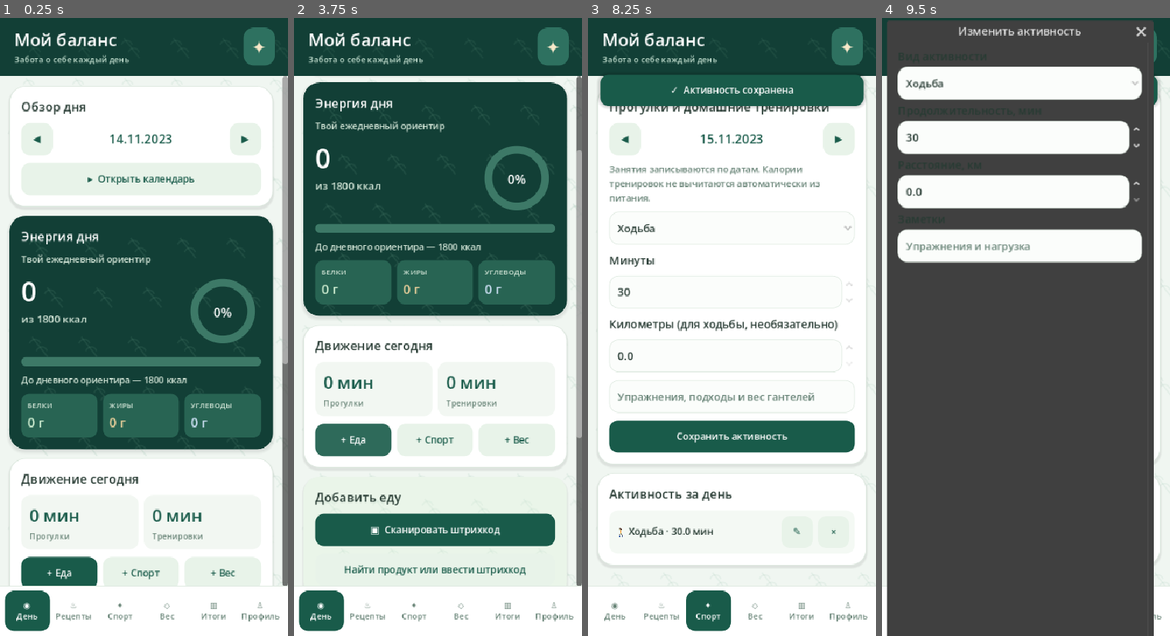
Above: before the commit, frames 1-4 (left to right).
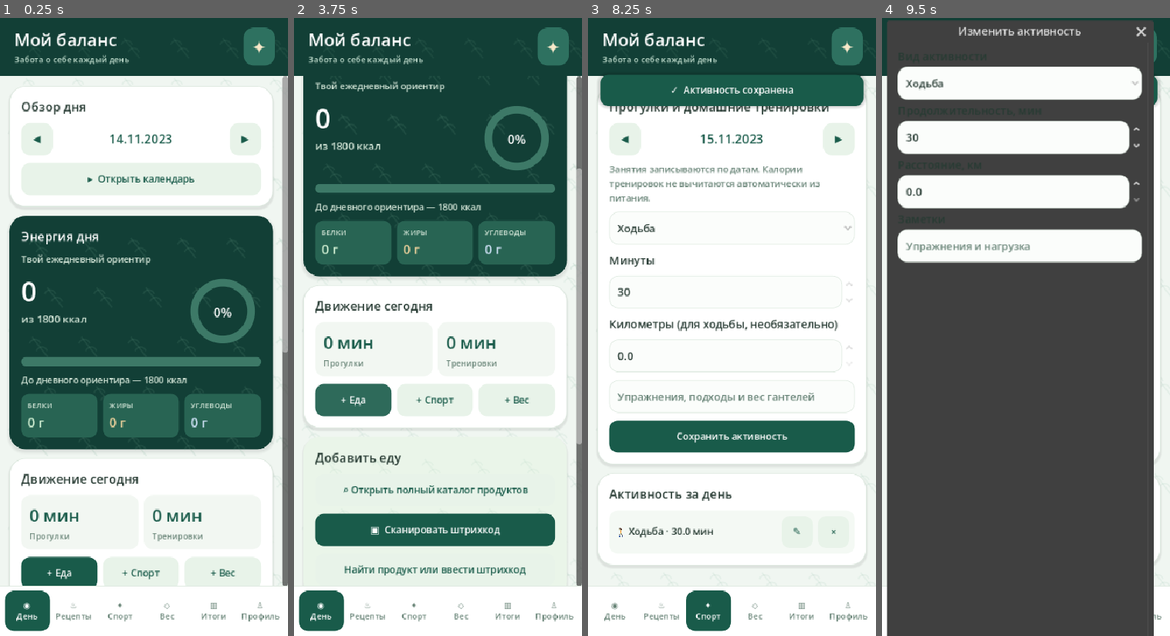
Above: after the commit, the same moments.

Repository: Domenklay/My_balance
Game: Godot game, scene res://main.tscn
Same seed, same stepped clock (60 frames per second), same inputs: the game is played once before the commit and once after it.
Inputs (mouse positions are in pixels of both pictures, inside the frame that each line leads up to):
- Up to frame 1 (0.25 s): no input
- Up to frame 2 (3.75 s): click "◀" at 0.5 s; click "▶" at 1.25 s; click "▸ Открыть календарь" at 2 s; click "▾ Скрыть календарь" at 2.75 s; click "+ Еда" at 3.5 s
- Up to frame 3 (8.25 s): click (729, 42) at 4.25 s, where only the run before the commit has a clickable "▸ Открыть календарь"; click "+ Еда" at 5 s; click "+ Спорт" at 5.75 s; click "▶" at 6.5 s; click "Ходьба" at 7.25 s; click "Сохранить активность" at 8 s
- Up to frame 4 (9.5 s): click "✎" at 8.75 s

The runs differ from the first frame. In frame 1, less than 0.1% of the frame differs, in the area x 98-100%, y 54-56%; in frame 2, 22%, in the area x 3-100%, y 9-79%; in frame 3, less than 0.1%; in frame 4, nothing differs.

Commit message:
Add full catalog page with category filtering, per-item nutrition cards and batch-friendly quick add

Diff:
--- a/godot/src/main.gd
+++ b/godot/src/main.gd
@@ -763,6 +763,7 @@
         child.queue_free()
     match tab:
         "day": _show_day()
+        "search": _show_food_search()
         "recipes": _show_recipes()
         "profile": _show_profile()
         "activity": _show_activity()
@@ -1196,6 +1197,15 @@
         var no_results = _card("Ничего не найдено")
         _label(no_results, "Попробуй другое название или очисти поиск.", 13, MUTED)
 
+func _show_food_search() -> void:
+    var intro = _card("Каталог продуктов", "hero")
+    _label(intro, "Поиск, сравнение КБЖУ и добавление нескольких продуктов подряд.", 14, HERO_MUTED)
+    _label(intro, "Выбранная дата: " + date, 13, HERO_MUTED)
+    _button(intro, "← Вернуться в дневник", func(): _navigate_to_tab("day"), true)
+    var catalog = _card("Найти и добавить продукты")
+    _food_form(catalog)
+
+
 func _show_day() -> void:
     var overview = _card("Обзор дня")
     _date_nav(overview)
@@ -1273,6 +1283,7 @@
                 func(): _quick_food_sheet(recent_item), true)
 
     var add = _card("Добавить еду", "tint")
+    _button(add, "⌕ Открыть полный каталог продуктов", func(): _navigate_to_tab("search"), true)
     food_entry_card = add
     if food_form_expanded:
         _button(add, "▴ Свернуть поиск продуктов", func():
@@ -1776,6 +1787,8 @@
     favorite_only.add_theme_font_size_override("font_size", 13)
     parent.add_child(favorite_only)
     var picker = _choice(parent, [])
+    _label(parent, "Категория", 13, MUTED)
+    var category = _choice(parent, ["Все", "Базовые", "Брендовые", "Мои продукты", "Избранное"])
     _label(parent, "Вес порции, г", 14, MUTED)
     var values = _row(parent)
     var grams = _number(values, 100, 1, 5000)
@@ -1786,6 +1799,11 @@
         _button(grams_presets, str(value) + " г", func(): grams.value = value, true)
     var meal = _choice(parent, ["Завтрак", "Обед", "Перекус", "Ужин"])
     var preview = _label(parent, "", 14, MUTED)
+    var added_count = _label(parent, "Добавлено за сеанс: 0", 12, TEXT_ACCENT)
+    var results_box = VBoxContainer.new()
+    results_box.name = "FoodSearchResults"
+    results_box.add_theme_constant_override("separation", 7)
+    parent.add_child(results_box)
     var controls = _row(parent)
     var star = _button(controls, "☆ В избранное", Callable(), true)
     star.pressed.connect(func():
@@ -1793,7 +1811,7 @@
             return
         var food: Dictionary = filtered[picker.selected]
         if store.toggle_favorite(str(food.get("id", ""))):
-            _refresh_food_picker(picker, search, favorite_only, filtered, grams, preview, star)
+            _refresh_food_picker(picker, search, favorite_only, filtered, grams, preview, star, category, results_box, meal, added_count)
         else:
             _message("Не удалось сохранить избранное.")
     )
@@ -1803,16 +1821,20 @@
             return
         var f: Dictionary = filtered[picker.selected]
         if store.add_food_entry(f, grams.value, meal.get_item_text(meal.selected), date):
-            _render()
+            added_count.set_meta("count", int(added_count.get_meta("count", 0)) + 1)
+            added_count.text = "Добавлено за сеанс: " + str(added_count.get_meta("count"))
             _notify_saved("Продукт добавлен в дневник")
         else:
             _message("Ошибка сохранения. Запись не добавлена; проверь свободное место.")
     )
     search.text_changed.connect(func(_value: String):
-        _refresh_food_picker(picker, search, favorite_only, filtered, grams, preview, star)
+        _refresh_food_picker(picker, search, favorite_only, filtered, grams, preview, star, category, results_box, meal, added_count)
     )
     favorite_only.toggled.connect(func(_value: bool):
-        _refresh_food_picker(picker, search, favorite_only, filtered, grams, preview, star)
+        _refresh_food_picker(picker, search, favorite_only, filtered, grams, preview, star, category, results_box, meal, added_count)
+    )
+    category.item_selected.connect(func(_value: int):
+        _refresh_food_picker(picker, search, favorite_only, filtered, grams, preview, star, category, results_box, meal, added_count)
     )
     picker.item_selected.connect(func(_value: int):
         _update_food_preview(picker, filtered, grams, preview, star)
@@ -1820,10 +1842,12 @@
     grams.value_changed.connect(func(_value: float):
         _update_food_preview(picker, filtered, grams, preview, star)
     )
-    _refresh_food_picker(picker, search, favorite_only, filtered, grams, preview, star)
+    _refresh_food_picker(picker, search, favorite_only, filtered, grams, preview, star, category, results_box, meal, added_count)
 
 func _refresh_food_picker(picker: OptionButton, search: LineEdit, favorite_only: CheckButton,
-        filtered: Array, grams: SpinBox, preview: Label, star: Button) -> void:
+        filtered: Array, grams: SpinBox, preview: Label, star: Button,
+        category: OptionButton = null, results_box: VBoxContainer = null,
+        meal: OptionButton = null, added_count: Label = null) -> void:
     var previous_id = ""
     if picker.selected >= 0 and picker.selected < filtered.size():
         previous_id = str(filtered[picker.selected].get("id", ""))
@@ -1841,8 +1865,23 @@
         var searchable = str(item.get("name", "")) + " " + str(item.get("brand", ""))
         if not query.is_empty() and not searchable.to_lower().contains(query):
             continue
-        if favorite_only.button_pressed and not store.is_favorite(str(item.get("id", ""))):
+        var item_id = str(item.get("id", ""))
+        if favorite_only.button_pressed and not store.is_favorite(item_id):
             continue
+        if category != null:
+            match category.selected:
+                1:
+                    if not item_id.begins_with("d"):
+                        continue
+                2:
+                    if str(item.get("brand", "")).is_empty() and str(item.get("barcode", "")).is_empty():
+                        continue
+                3:
+                    if not item_id.begins_with("custom") and not store.data["foods"].any(func(f): return str(f.get("id", "")) == item_id):
+                        continue
+                4:
+                    if not store.is_favorite(item_id):
+                        continue
         filtered.append(item)
     picker.clear()
     var selection = 0
@@ -1859,6 +1898,35 @@
     if not filtered.is_empty():
         picker.select(selection)
     _update_food_preview(picker, filtered, grams, preview, star)
+    if results_box != null and meal != null and added_count != null:
+        _rebuild_food_results(results_box, filtered, grams, meal, added_count)
+
+func _rebuild_food_results(results_box: VBoxContainer, filtered: Array,
+        grams: SpinBox, meal: OptionButton, added_count: Label) -> void:
+    for child in results_box.get_children():
+        results_box.remove_child(child)
+        child.queue_free()
+    _label(results_box, "Найдено: " + str(filtered.size()) + " · первые 12 результатов", 12, MUTED)
+    for index in range(mini(12, filtered.size())):
+        var item: Dictionary = filtered[index]
+        var row = _soft_list_row(results_box)
+        var info = VBoxContainer.new()
+        info.size_flags_horizontal = Control.SIZE_EXPAND_FILL
+        row.add_child(info)
+        var brand = str(item.get("brand", "")).strip_edges()
+        _label(info, str(item.get("name", "Продукт")) + (" · " + brand if not brand.is_empty() else ""), 13, INK)
+        _label(info, str(roundi(float(item.get("kcal", 0)))) +
+            " ккал / 100 г · Б " + str(snappedf(float(item.get("p", 0)), 0.1)) +
+            " Ж " + str(snappedf(float(item.get("f", 0)), 0.1)) +
+            " У " + str(snappedf(float(item.get("c", 0)), 0.1)), 11, MUTED)
+        _button(row, "+", func():
+            if store.add_food_entry(item, grams.value, meal.get_item_text(meal.selected), date):
+                added_count.set_meta("count", int(added_count.get_meta("count", 0)) + 1)
+                added_count.text = "Добавлено за сеанс: " + str(added_count.get_meta("count"))
+                _notify_saved("Продукт добавлен")
+            else:
+                _message("Не удалось сохранить продукт.")
+        )
 
 func _update_food_preview(picker: OptionButton, filtered: Array, grams: SpinBox,
         preview: Label, star: Button) -> void:
